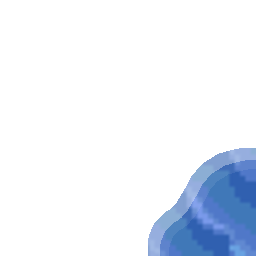
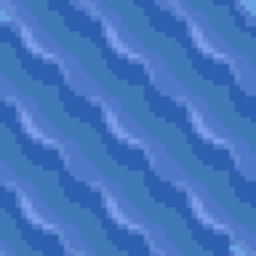
Revision of a layered 256 × 256 image; what changed, layer by layer:
added layer "Big InnCorn BL" above "Big InnCorn TL" over [0, 0, 256, 256]
added layer "Big InnCorn TL" above "Big InnCorn TR" over [0, 0, 256, 256]
added layer "Big InnCorn TR" above "Big InnCorn BR" over [0, 0, 256, 256]
added layer "Big InnCorn BR" above "Water Tile Bottom" over [0, 0, 256, 256]
hid "Shore ITL" over [148, 148, 256, 256]
